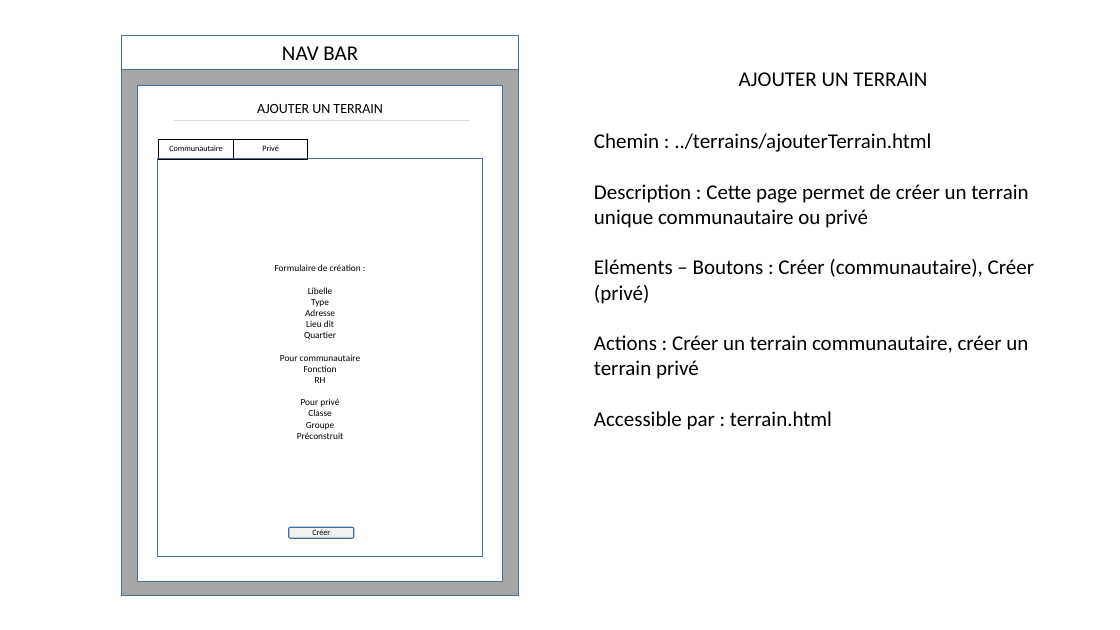
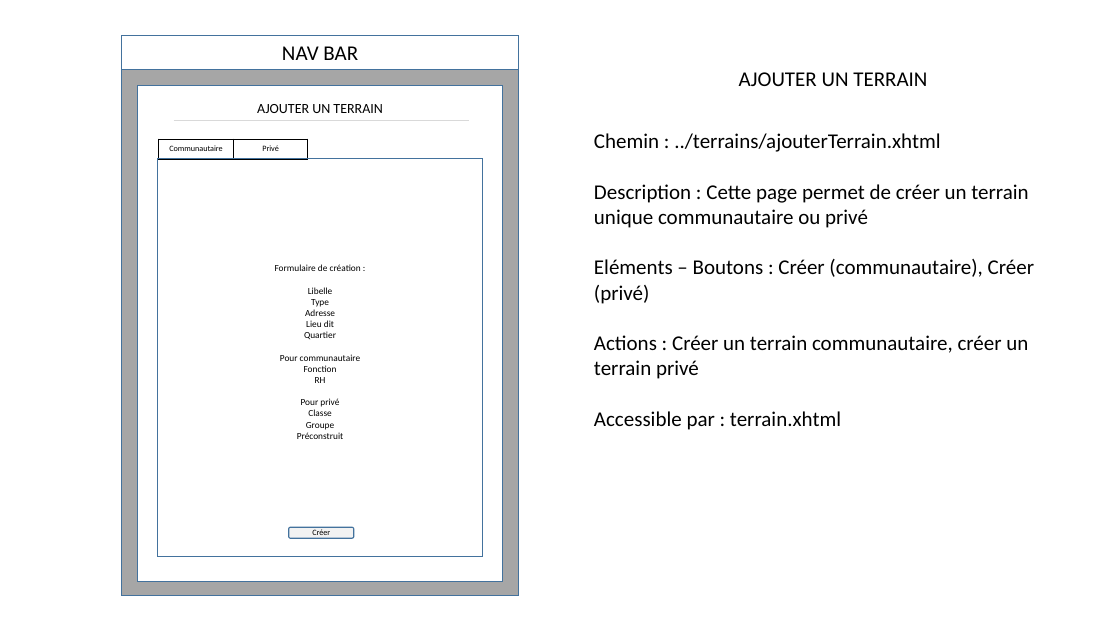
Before and after one commit to marie-aure/docs, a slide deck: slide 4 of Présentation1.pptx. Drawn at 1120x630 pixels with LibreOffice and Linux fonts; fonts in the diff are those of the drawing. Boxes give left, top, right and bottom in pixels: in the first picture for what was removed or moved away, otherwise in the second. Text is boxed around its words. In the diff, an @@ line names an element or a change of style, - is before the commit and + after.

```diff
--- a/Présentation1.pptx
+++ b/Présentation1.pptx
@@ text at <box>594,133,940,152</box>: text changed @@
-Chemin : ../terrains/ajouterTerrain.html
+Chemin : ../terrains/ajouterTerrain.xhtml
@@ text at <box>594,411,841,430</box>: text changed @@
-Accessible par : terrain.html
+Accessible par : terrain.xhtml
```
Also in this commit, not shown: 3 other slides changed, 1 slide added.
